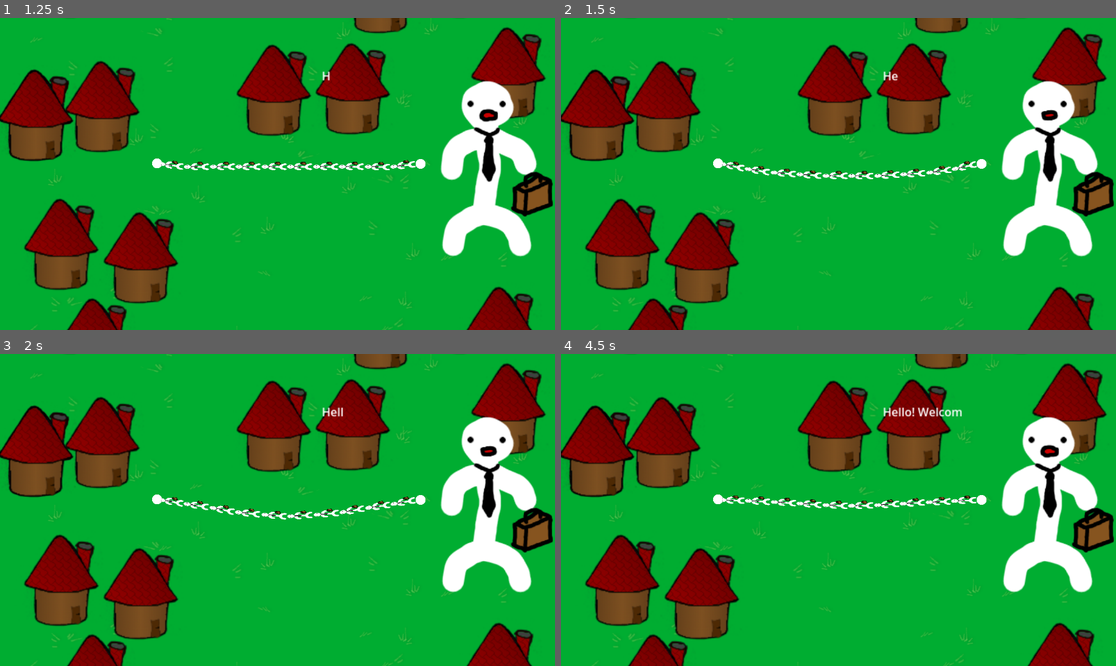
Above: before the commit, frames 1-4 (two rows, left to right).
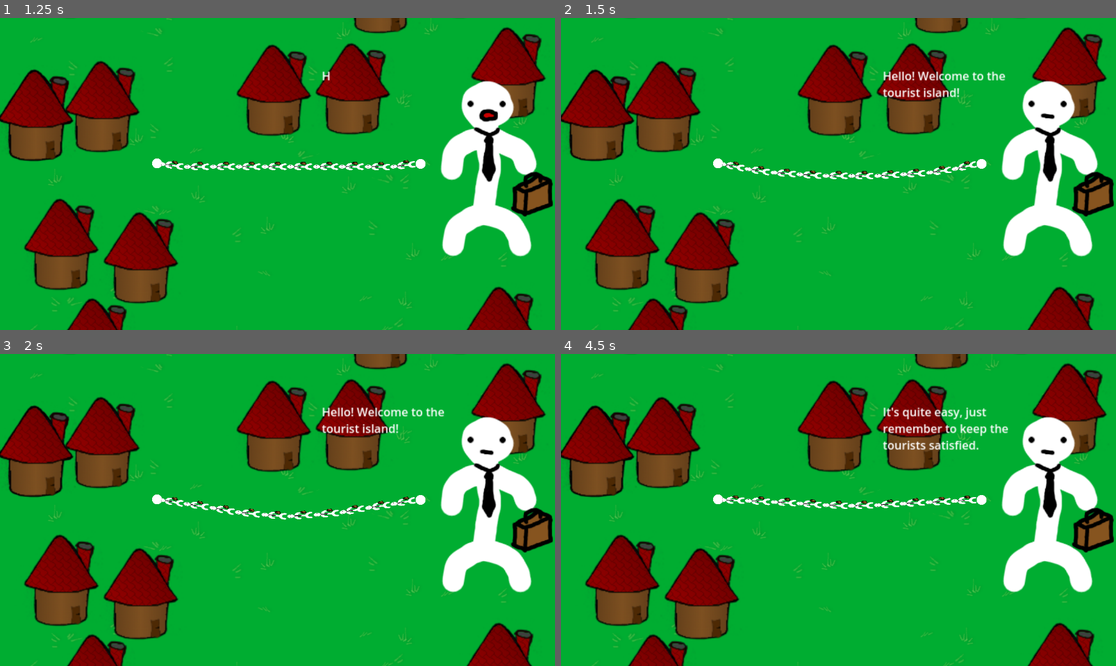
Above: after the commit, the same moments.

Repository: Viggzta/gmtk-jam-2024
Game: Godot game, scene res://main_menu.tscn
The game is run twice, just before and just after one commit, with the same random seed, the same clock (stepped at 60 frames per second) and the same inputs. Sound files missing from this copy of the repository are replaced by a short silence.
Inputs (mouse positions are in pixels of both pictures, inside the frame that each line leads up to):
- Up to frame 1 (1.25 s): click (271, 130) at 0.5 s
- Up to frame 2 (1.5 s): tap Enter at 1.25 s; move the mouse to (960, 158) at 1.27 s; press the mouse at (960, 158) at 1.28 s; hold D (right) from 1.28 s (still down)
- Up to frame 3 (2 s): keep holding D (right)
- Up to frame 4 (4.5 s): release D (right) at 2 s; release the mouse at (960, 494) at 2 s; drag from (727, 525) to (871, 513) at 2.02 s; move the mouse to (894, 441) at 2.77 s; hold D (right) 2.78-3.5 s; hold B 2.78-3.5 s; click (894, 441) at 2.92 s; drag from (810, 572) to (744, 500) at 3.52 s; move the mouse to (1005, 556) at 4.27 s; hold A (left) from 4.28 s (still down); hold Right mouse button (right_mouse_click) from 4.28 s (still down); click (1005, 556) at 4.42 s

Frame 1 is identical in both runs. In frame 2, 0.7% of the frame differs, in the area x 57-90%, y 17-33%; in frame 3, 0.6%; in frame 4, 1.1%, in the area x 57-90%, y 17-34%.

Commit message:
space and mouseclick to skip dialogue

Diff:
--- a/src/project.godot
+++ b/src/project.godot
@@ -75,6 +75,7 @@
 conversation_skip={
 "deadzone": 0.5,
 "events": [Object(InputEventKey,"resource_local_to_scene":false,"resource_name":"","device":-1,"window_id":0,"alt_press …(191 unchanged characters)…
+, Object(InputEventMouseButton,"resource_local_to_scene":false,"resource_name":"","device":-1,"window_id":0,"alt_pressed":false,"shift_pressed":false,"ctrl_pressed":false,"meta_pressed":false,"button_mask":1,"position":Vector2(111, 23),"global_position":Vector2(120, 69),"factor":1.0,"button_index":1,"canceled":false,"pressed":true,"double_click":false,"script":null)
 ]
 }
 
--- a/src/scenes/boss/boss.gd
+++ b/src/scenes/boss/boss.gd
@@ -53,13 +53,14 @@
 func _process(delta: float) -> void:
 
 	if Input.is_action_just_pressed("conversation_skip"):
-		if !wait_for_input:
+		if wait_for_input:
+			_move_on_to_next_line()
+		else:
 			_skip_to_end_of_line()
 
 	if wait_for_input:
 		_wait_timer += delta
 		if _wait_timer > target_wait_timer:
-			_wait_timer = 0
 			_move_on_to_next_line()
 
 	if not text_fully_rendered and not wait_for_input and start_talking:
@@ -106,6 +107,7 @@
 	character_index = 0
 	message.text = ""
 	wait_for_input = false
+	_wait_timer = 0
 
 func _close_mouth()->void:
 	current_mouth.visible = false
Not shown: 1 places in src/scenes/test/victorj/victorj_test.tscn that only renumber resources
